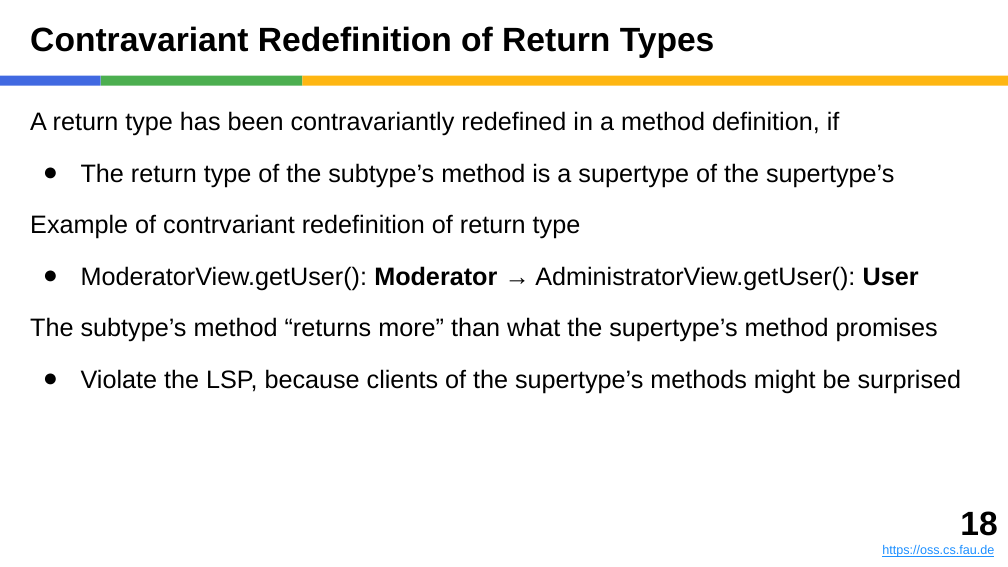
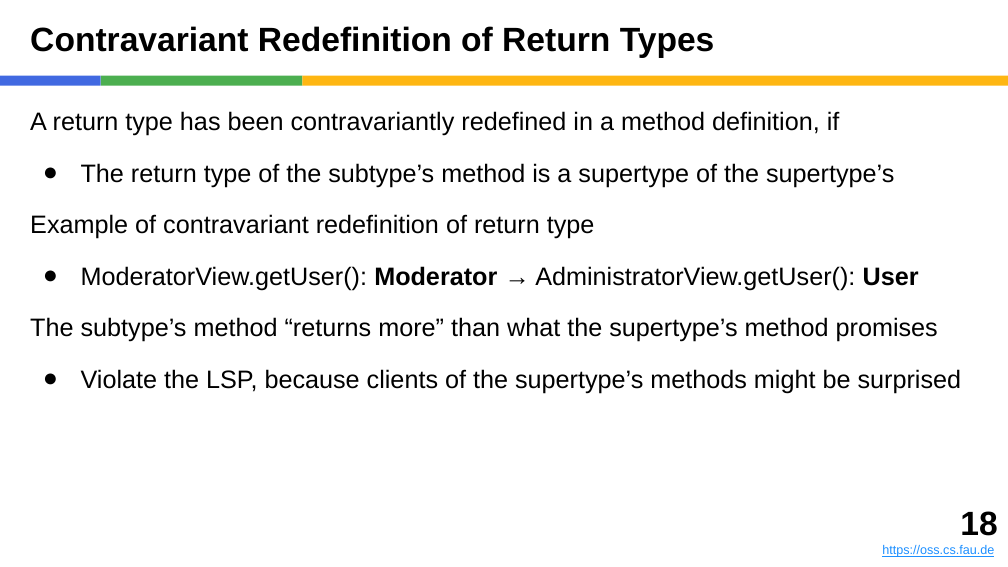
Before and after one commit to dirkriehle/adap-course, a slide deck: slide 18 of Lecture slides/ADAP B03 - Subtyping and Inheritance.pptx. Drawn at 1008x567 pixels with LibreOffice and Linux fonts; fonts in the diff are those of the drawing. Boxes give left, top, right and bottom in pixels: in the first picture for what was removed or moved away, otherwise in the second. Text is boxed around its words. In the diff, an @@ line names an element or a change of style, - is before the commit and + after.

```diff
--- a/Lecture slides/ADAP B03 - Subtyping and Inheritance.pptx
+++ b/Lecture slides/ADAP B03 - Subtyping and Inheritance.pptx
@@ text at <box>30,214,595,239</box>: text changed @@
-Example of contrvariant redefinition of return type
+Example of contravariant redefinition of return type
```
Also in this commit, not shown: 1 other slide changed, 10 other files.
